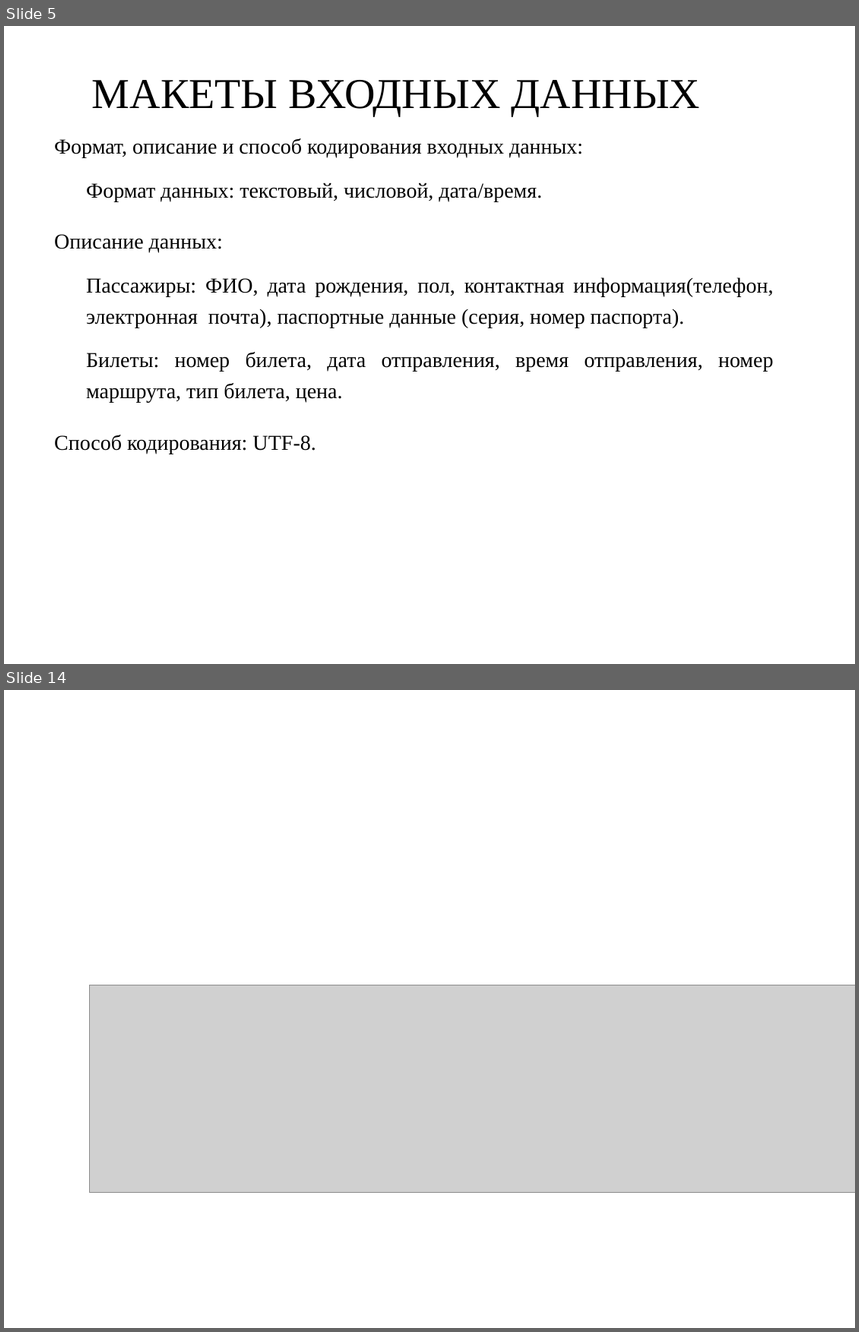
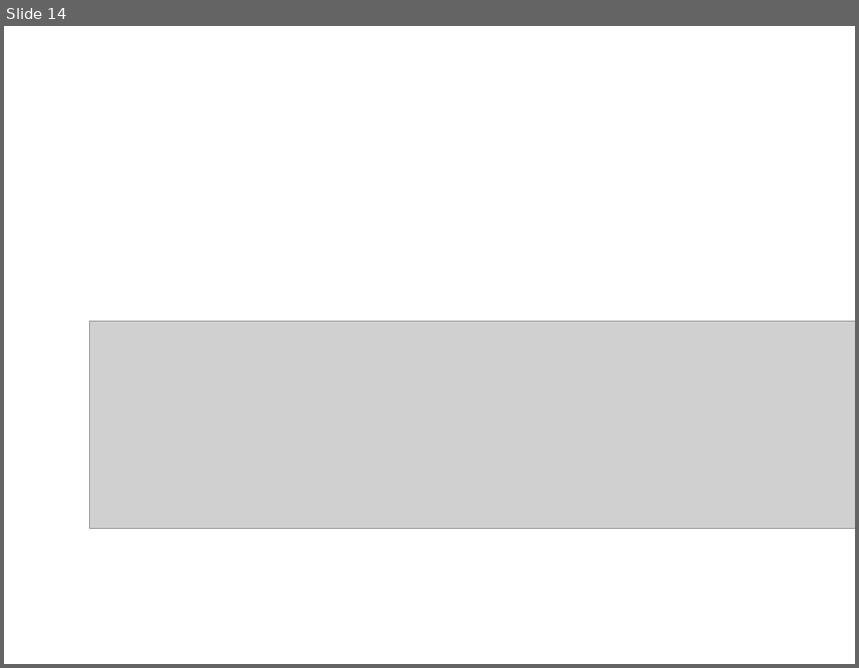
Before and after one commit to RAdKuzur/ASTU, a slide deck: зимняя практика 2023-24/Курсовая презентация Мамлеева.odp. Shown one above the other, each under a label of ours: slides 5 and 14 before the commit, slide 14 after it; the slides between them are not shown. The pictures are 859x1332 and 859x668 pixels, drawn with LibreOffice and Linux fonts; fonts in the diff are those of the drawing; grey boxes stand for pictures; background and template pictures are left out. Boxes give left, top, right and bottom in pixels: in the first picture for what was removed or moved away, otherwise in the second. Text is boxed around its words. In the diff, an @@ line names an element or a change of style, - is before the commit and + after.

```diff
--- a/зимняя практика 2023-24/Курсовая презентация Мамлеева.odp
+++ b/зимняя практика 2023-24/Курсовая презентация Мамлеева.odp
@@ slide 5 removed at <box>4,26,855,664</box>, background picture (left out) @@
@@ title removed at <box>92,80,701,116</box> @@
-МАКЕТЫ ВХОДНЫХ ДАННЫХ
@@ subtitle removed at <box>54,138,774,454</box> @@
-Формат, описание и способ кодирования входных данных:
-● Формат данных: текстовый, числовой, дата/время.
-Описание данных:
-● Пассажиры: ФИО, дата рождения, пол, контактная информация(телефон, электронная почта), паспортные данные (серия, номер паспорта).
-● Билеты: номер билета, дата отправления, время отправления, номер маршрута, тип билета, цена.
-Способ кодирования: UTF-8.
```
Also in this commit, not shown: 5 slides changed, 7 slides added, 6 other slides removed.
